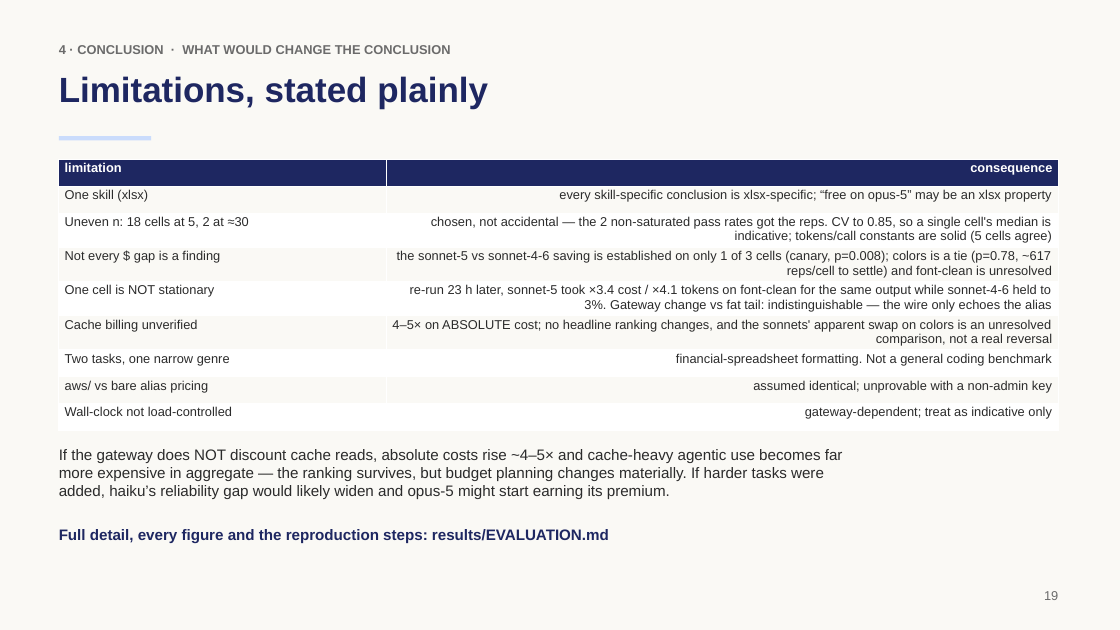
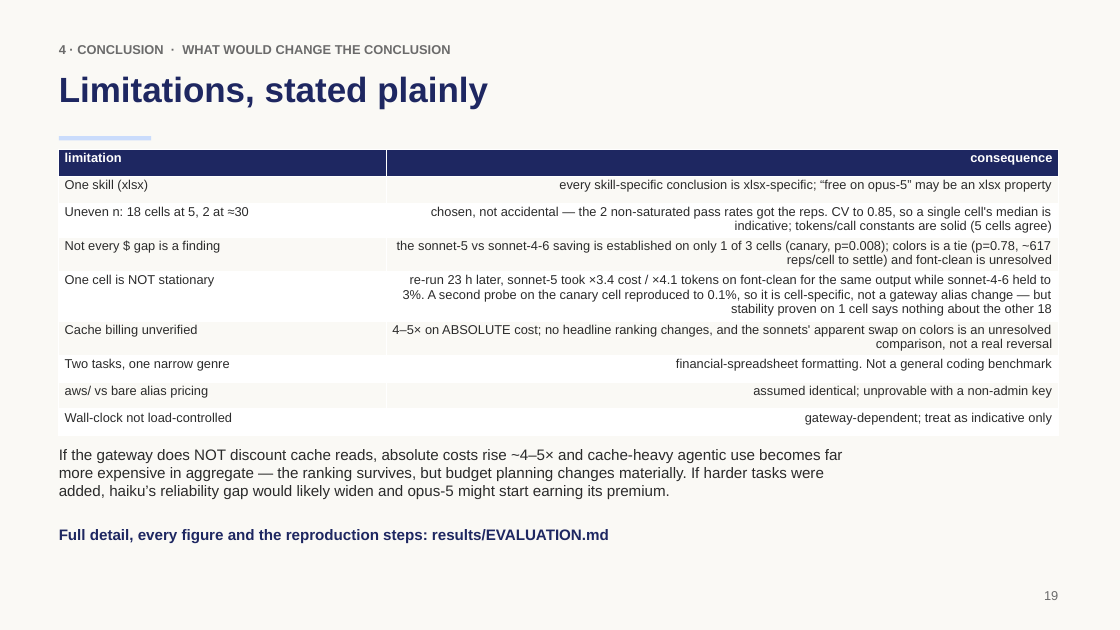
Before and after one commit to rossoctl/autobench-claudecode, a slide deck: slide 19 of results/autobench-claudecode-summary.pptx. Drawn at 1120x630 pixels with LibreOffice and Linux fonts; fonts in the diff are those of the drawing. Boxes give left, top, right and bottom in pixels: in the first picture for what was removed or moved away, otherwise in the second. Text is boxed around its words. In the diff, an @@ line names an element or a change of style, - is before the commit and + after.

```diff
--- a/results/autobench-claudecode-summary.pptx
+++ b/results/autobench-claudecode-summary.pptx
@@ table at (59,150,1059,429) @@
-row 5, column 2: re-run 23 h later, sonnet-5 took ×3.4 cost / ×4.1 tokens on font-clean for the same output while sonnet-4-6 held to 3%. Gateway change vs fat tail: indistinguishable — the wire only echoes the alias
+row 5, column 2: re-run 23 h later, sonnet-5 took ×3.4 cost / ×4.1 tokens on font-clean for the same output while sonnet-4-6 held to 3%. A second probe on the canary cell reproduced to 0.1%, so it is cell-specific, not a gateway alias change — but stability proven on 1 cell says nothing about the other 18
@@ table: place and size @@
-table at (59,160,1059,423)
+table at (59,150,1059,429)
```
Also in this commit, not shown: 3 other slides changed, 6 other files.
